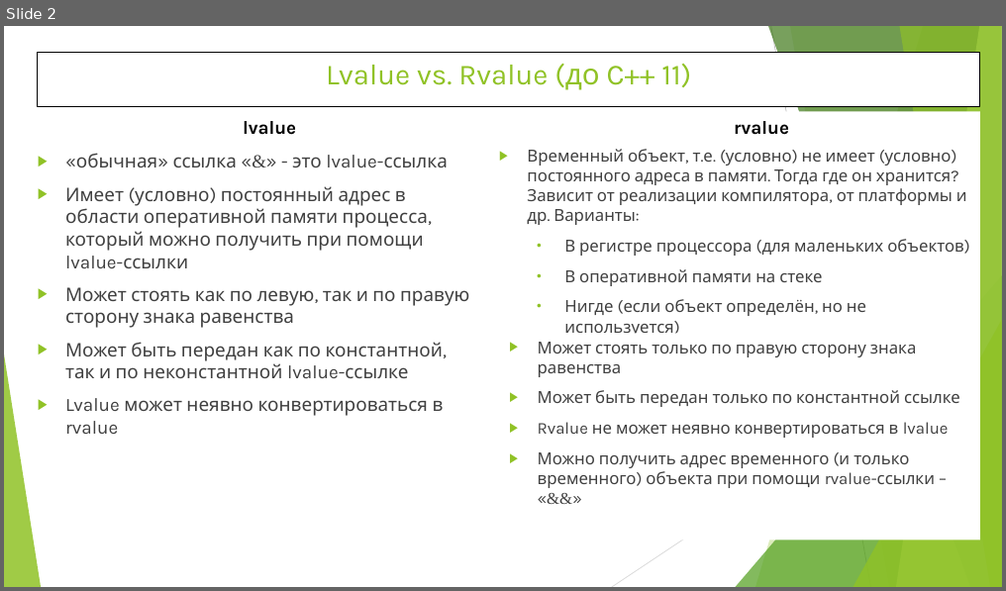
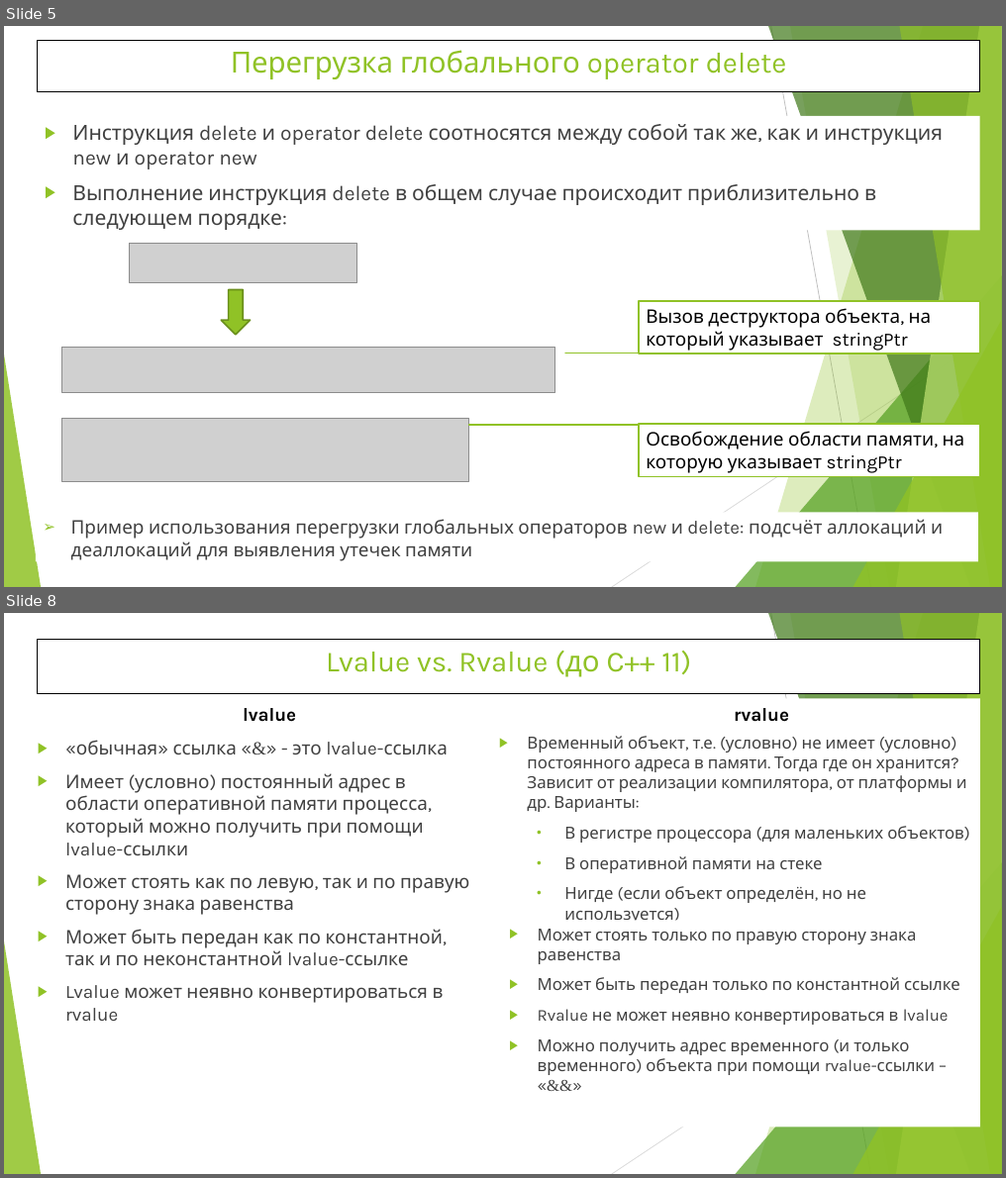
Before and after one commit to WhiteCatStudies/lectures, a slide deck: pt1/lectures/lecture6/lecture6.pptx. Shown one above the other, each under a label of ours: slide 2 before the commit, slides 5 and 8 after it; the slides between them are not shown. The pictures are 1006x591 and 1006x1178 pixels, drawn with LibreOffice and Linux fonts; fonts in the diff are those of the drawing; grey boxes stand for pictures. Boxes give left, top, right and bottom in pixels: in the first picture for what was removed or moved away, otherwise in the second. Text is boxed around its words. In the diff, an @@ line names an element or a change of style, - is before the commit and + after.

Commit message:
Lecture 6: new and delete overloading

```diff
--- a/pt1/lectures/lecture6/lecture6.pptx
+++ b/pt1/lectures/lecture6/lecture6.pptx
@@ slide 5 added at [4, 26, 1002, 587], background #FFFFFF; not listed: 10 template elements that a slide beside it also shows @@
@@ title added at [37, 40, 980, 92], fill #FFFFFF, outline #000000 0.75 pt, 28 pt, text #90C226 @@
+Перегрузка глобального operator delete
@@ text added at [72, 124, 943, 230], 20 pt, text #404040 @@
+▶ Инструкция delete и operator delete соотносятся между собой так же, как и инструкция new и operator new
+▶ Выполнение инструкция delete в общем случае происходит приблизительно в следующем порядке:
@@ picture added at [130, 243, 357, 282] @@
@@ down arrow added at [221, 290, 251, 335], fill #90C226, outline #6B901C 1.5 pt @@
@@ rectangle added at [639, 301, 980, 354], fill #FFFFFF, outline #90C226 1.5 pt, 18 pt, text #000000 @@
+Вызов деструктора объекта, на который указывает stringPtr
@@ picture added at [62, 348, 555, 393] @@
@@ line added from (565, 353) to (639, 353), #90C226 1 pt @@
@@ picture added at [62, 418, 469, 482] @@
@@ line added from (469, 425) to (639, 425), #90C226 1 pt @@
@@ rectangle added at [639, 424, 980, 477], fill #FFFFFF, outline #90C226 1.5 pt, 18 pt, text #000000 @@
+Освобождение области памяти, на которую указывает stringPtr
@@ text added at [71, 519, 943, 562], 18 pt, text #404040 @@
+➢ Пример использования перегрузки глобальных операторов new и delete: подсчёт аллокаций и деаллокаций для выявления утечек памяти
@@ what was slide 2 is now slide 8 @@
```
Also in this commit, not shown: 1 slide changed, 5 other slides added, 35 other files.
